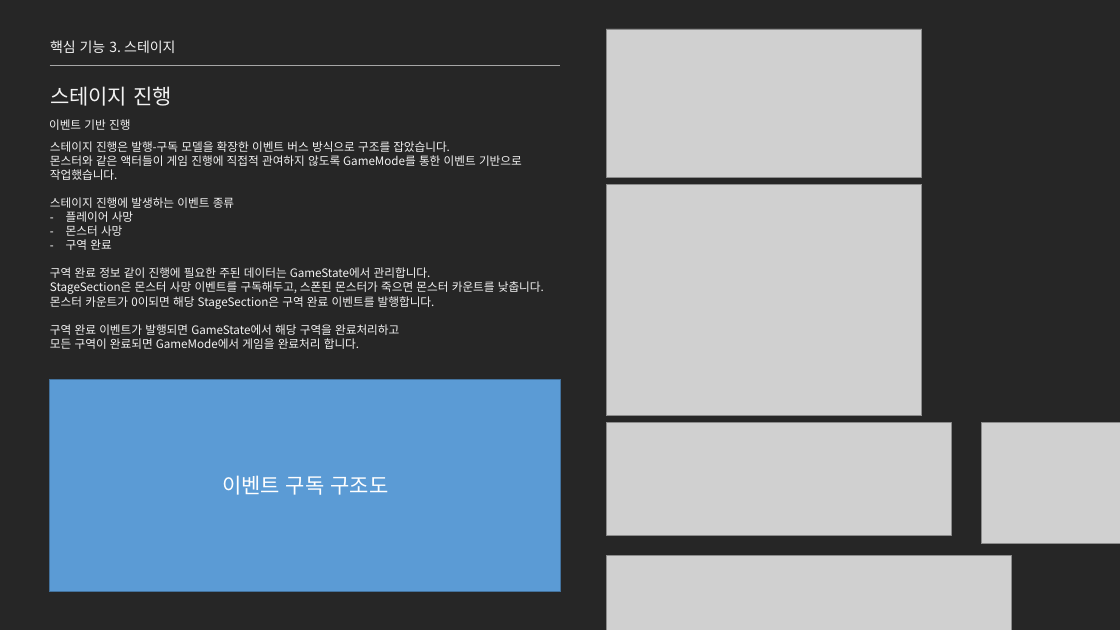
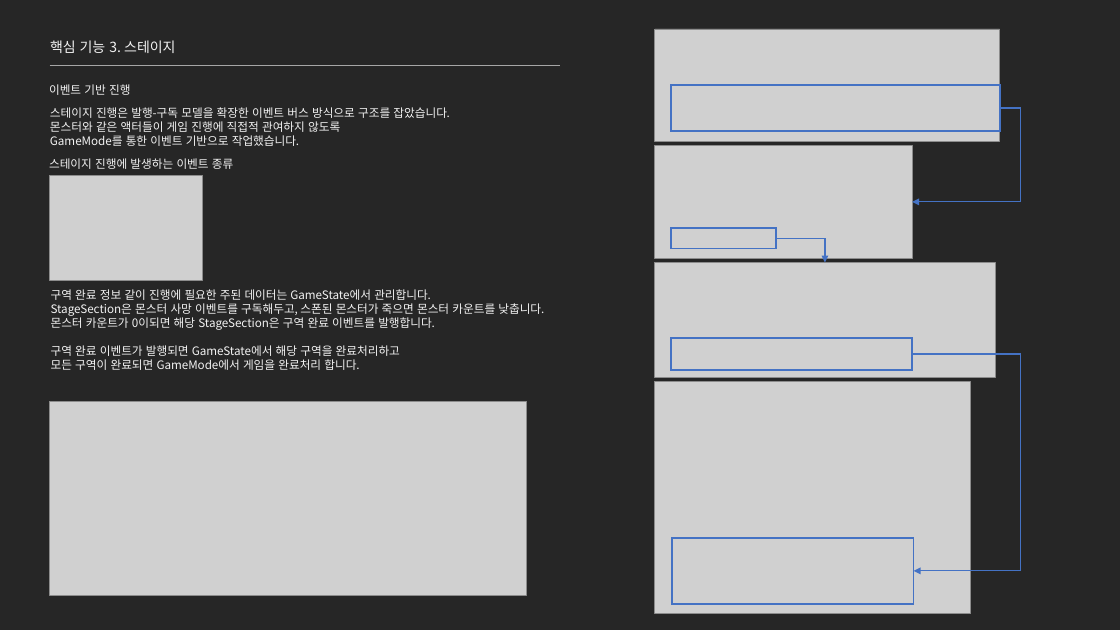
Before and after one commit to jhk0701/project-ARPGHunter, a slide deck: slide 22 of Docs/UnrealEngine_문서_김정환.pptx. Drawn at 1120x630 pixels with LibreOffice and Linux fonts; fonts in the diff are those of the drawing; grey boxes stand for pictures. Boxes give left, top, right and bottom in pixels: in the first picture for what was removed or moved away, otherwise in the second. Text is boxed around its words. In the diff, an @@ line names an element or a change of style, - is before the commit and + after.

Commit message:
Docs: 문서 업데이트

```diff
--- a/Docs/UnrealEngine_문서_김정환.pptx
+++ b/Docs/UnrealEngine_문서_김정환.pptx
@@ picture removed at (x1=607, y1=29, x2=923, y2=177) @@
@@ picture moved from (x1=607, y1=423, x2=952, y2=535) to (x1=655, y1=29, x2=1001, y2=141) @@
@@ text "이벤트 기반 진행" moved from (x1=49, y1=119, x2=130, y2=130) to (x1=49, y1=84, x2=130, y2=95) @@
@@ rectangle added at (x1=671, y1=85, x2=1001, y2=130), outline #4472C4 1.5 pt @@
@@ text added at (x1=50, y1=107, x2=450, y2=146), 10 pt, text #F2F2F2 @@
+스테이지 진행은 발행-구독 모델을 확장한 이벤트 버스 방식으로 구조를 잡았습니다.
+몬스터와 같은 액터들이 게임 진행에 직접적 관여하지 않도록
+GameMode를 통한 이벤트 기반으로 작업했습니다.
@@ elbow arrow added from (1000, 108) to (912, 202), #4472C4 1 pt @@
@@ text at (x1=50, y1=141, x2=522, y2=250): paragraphs removed @@
-스테이지 진행은 발행-구독 모델을 확장한 이벤트 버스 방식으로 구조를 잡았습니다.
-몬스터와 같은 액터들이 게임 진행에 직접적 관여하지 않도록 GameMode를 통한 이벤트 기반으로 작업했습니다.
-스테이지 진행에 발생하는 이벤트 종류
-– 플레이어 사망
-– 몬스터 사망
-– 구역 완료
@@ picture resized from (x1=981, y1=423, x2=1120, y2=544) to (x1=655, y1=145, x2=912, y2=258) @@
@@ text at (x1=49, y1=158, x2=233, y2=169): text changed; size 18 to 10 pt @@
-스테이지 진행
+스테이지 진행에 발생하는 이벤트 종류
@@ picture added at (x1=50, y1=176, x2=202, y2=281) @@
@@ rectangle added at (x1=671, y1=229, x2=776, y2=249), outline #4472C4 1.5 pt @@
@@ elbow arrow added from (776, 239) to (825, 262), #4472C4 1 pt @@
@@ picture added at (x1=655, y1=262, x2=996, y2=377) @@
@@ text "구역 완료 정보 같이 진행에 ..." moved from (x1=50, y1=141, x2=544, y2=349) to (x1=51, y1=289, x2=544, y2=370) @@
@@ rectangle added at (x1=671, y1=339, x2=912, y2=370), outline #4472C4 1.5 pt @@
@@ elbow arrow added from (912, 355) to (914, 571), #4472C4 1 pt @@
@@ rectangle removed at (x1=50, y1=379, x2=561, y2=592) @@
-이벤트 구독 구조도
@@ picture moved from (x1=607, y1=184, x2=923, y2=416) to (x1=655, y1=382, x2=971, y2=614) @@
@@ picture added at (x1=50, y1=402, x2=527, y2=595) @@
@@ rectangle added at (x1=672, y1=538, x2=913, y2=604), outline #4472C4 1.5 pt @@
@@ picture removed at (x1=607, y1=555, x2=1012, y2=630) @@
```
Also in this commit, not shown: 5 other slides changed, 3 other files.
